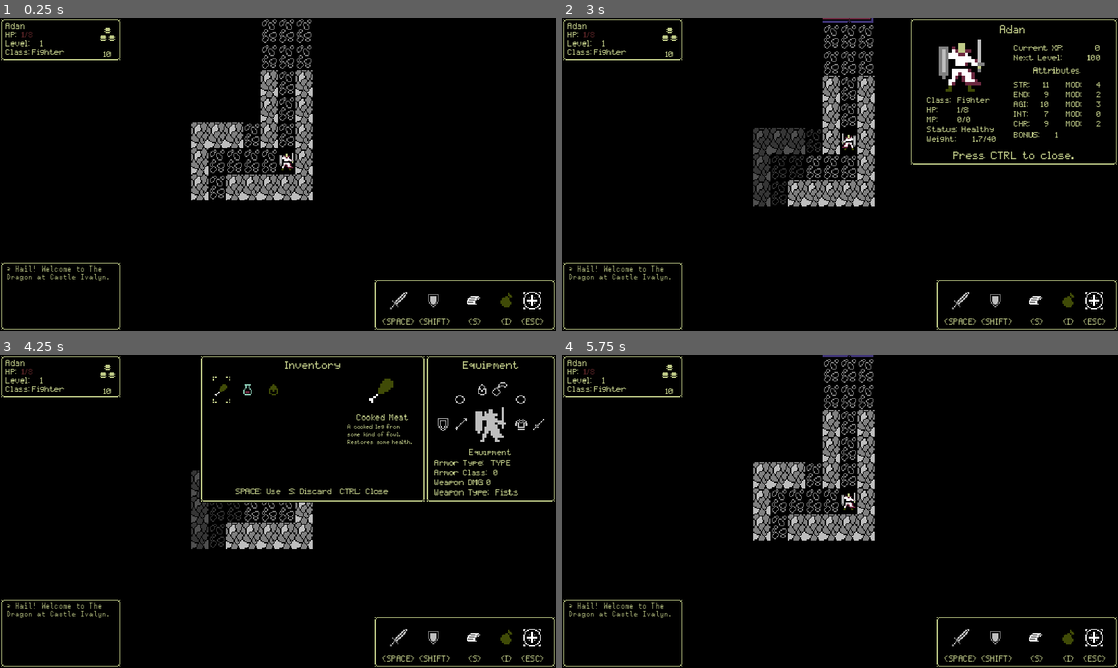
Above: before the commit, frames 1-4 (two rows, left to right).
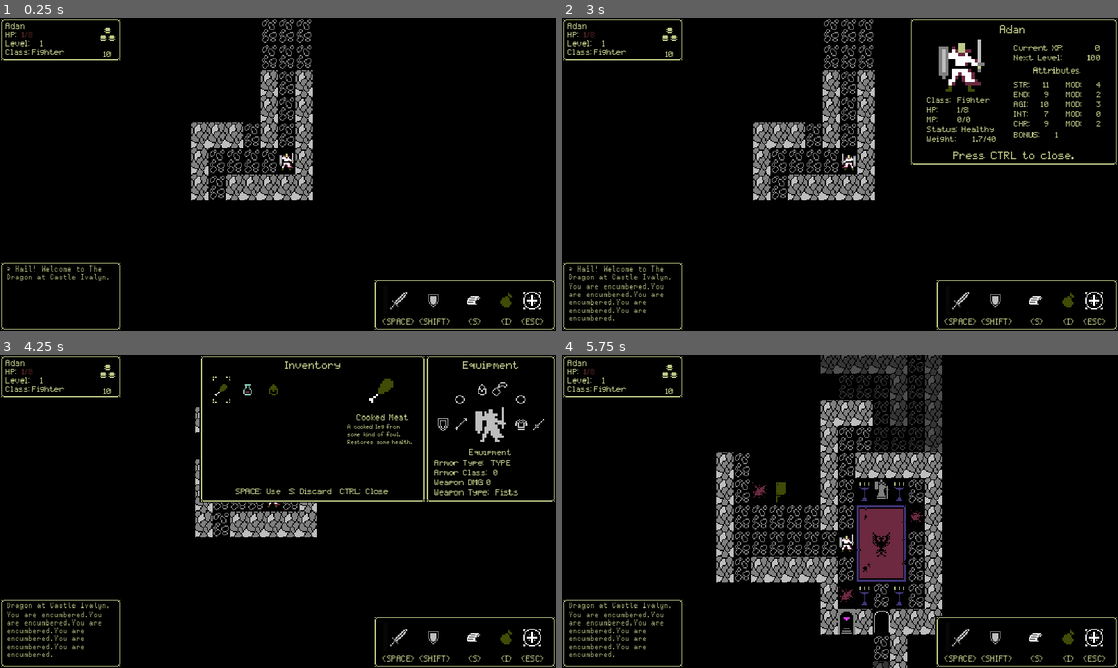
Above: after the commit, the same moments.

Repository: ChrisGlenn/tdaci
Game: Godot game, scene res://Scenes/LevelOne/level_one.tscn
Same seed, same stepped clock (60 frames per second), same inputs: the game is played once before the commit and once after it.
Inputs:
- Up to frame 1 (0.25 s): no input
- Up to frame 2 (3 s): tap Enter at 0.5 s; hold Right (ci_RIGHT) 0.53-1.28 s; tap Space (ci_A) at 0.6 s; tap Escape (ci_START) at 1.25, 2, 2.75 s; hold Down (ci_DOWN) 1.28-2.03 s; tap Ctrl (ci_B) at 1.35 s; hold Right (ci_RIGHT) 2.03-2.78 s; tap End (ci_END) at 2.1 s; hold Up (ci_UP) from 2.78 s (still down); tap S (ci_X) at 2.85 s
- Up to frame 3 (4.25 s): tap Escape (ci_START) at 3.5 s; release Up (ci_UP) at 3.53 s; hold Left (ci_LEFT) from 3.53 s (still down); tap I (ci_Y) at 3.6 s
- Up to frame 4 (5.75 s): tap Escape (ci_START) at 4.25 s; tap Space (ci_A) at 4.35 s; release Left (ci_LEFT) at 5.03 s; hold Down (ci_DOWN) from 5.03 s (still down); tap Ctrl (ci_B) at 5.1 s

The runs differ from the first frame. In frame 2, 5.5% of the frame differs, in the area x 1-57%, y 0-97%; in frame 3, 3.1%; in frame 4, 16%, in the area x 1-69%, y 0-100%.

Commit message:
10/18/2024 AFTERNOON

Diff:
--- a/Scenes/Player/player.gd
+++ b/Scenes/Player/player.gd
@@ -44,12 +44,15 @@
 		if Input.is_action_pressed("ci_UP"):
 			# move up
 			if !RAY_UP.is_colliding():
-				if move_timer < 1:
-					STEP_AUDIO.play() # play the step sfx
-					global_position.y -= 24 # move the player
-					move_timer = move_timer_set # set the timer
-					emit_signal("player_moved") # emit the signal that the player has moved
-					Globals.player_moved = true # player has moved
+				if !Globals.player["encumbered"]:
+					if move_timer < 1:
+						STEP_AUDIO.play() # play the step sfx
+						global_position.y -= 24 # move the player
+						move_timer = move_timer_set # set the timer
+						emit_signal("player_moved") # emit the signal that the player has moved
+						Globals.player_moved = true # player has moved
+				else:
+					Globals.update_terminal("You are encumbered.") # player can't move
 			else:
 				# PLAY BLOCK AUDIO
 				pass
--- a/Scenes/UI/HUD/hud.tscn
+++ b/Scenes/UI/HUD/hud.tscn
@@ -55,6 +55,13 @@
 vframes = 25
 frame = 381
 
+[node name="ATB_Bar" type="ProgressBar" parent="Keyboard"]
+offset_left = 353.0
+offset_top = 246.0
+offset_right = 357.0
+offset_bottom = 273.0
+show_percentage = false
+
 [node name="B_Label" type="Label" parent="Keyboard"]
 offset_left = 386.0
 offset_top = 276.0
--- a/Scenes/UI/Inventory_Menu/inventory_menu.gd
+++ b/Scenes/UI/Inventory_Menu/inventory_menu.gd
@@ -123,6 +123,10 @@
 			CONTROLS.text = str("Press ", Globals.cancel_button, " to close inventory.")
 		"CONSUMABLE":
 			CONTROLS.text = str(Globals.interact_button, ": Use  ", Globals.status_button, ": Discard  ", Globals.cancel_button, ": Close")
+		"EQUIP":
+			pass
+		"UNEQUIP":
+			pass
 
 func update_equipment():
 	# update the player's equipment
--- a/Scripts/Data/items.gd
+++ b/Scripts/Data/items.gd
@@ -25,24 +25,16 @@
         "title" : "Leather Helmet",
         "desc" : "A helmet made of leather.\n\nArmor Class: 1",
         "type" : "EQUIP",
-        "sub_type" : "Light",
-        "piece" : "helmet",
         "weight" : 1,
         "value" : 8,
-        "frame" : 120,
-        "modifier" : 1,
-        "penalty" : 0
+        "frame" : 120
     },
     "leather armor" : {
         "title" : "Leather Armor",
         "desc" : "Armor made of leather.\n\nArmor Class: 1",
         "type" : "EQUIP",
-        "sub_type" : "Light",
-        "piece" : "helmet",
         "weight" : 1,
         "value" : 25,
-        "frame" : 140,
-        "modifier" : 11,
-        "penalty" : 0
+        "frame" : 140
     }
 }
--- a/Scripts/globals.gd
+++ b/Scripts/globals.gd
@@ -18,7 +18,7 @@
     "current_status": "Healthy",
     "current_weight": 0.0,
     "carry_capacity": 40.0,
-    "encumbered": false,
+    "encumbered": true,
     "gold": 10,
     "ATB": 100,
     "ATB_MAX": 100,
@@ -45,18 +45,22 @@
     "Dead": false,
     "helmet" : {
         "name" : "unarmored",
+        "frame" : 41,
         "type" : "Unarmored",
-        "ac" : 0
+        "ac" : 0,
+        "penalty" : 0
     },
     "armor" : {
         "name" : "unarmored",
         "type" : "Unarmored",
-        "ac" : 2
+        "ac" : 2,
+        "penalty" : 0
     },
     "shield" : {
         "name" : "unarmored",
         "type" : "Unarmored",
-        "ac" : 0
+        "ac" : 0,
+        "penalty" : 0
     },
     "weapon" : {},
     "ring_left" : {},
